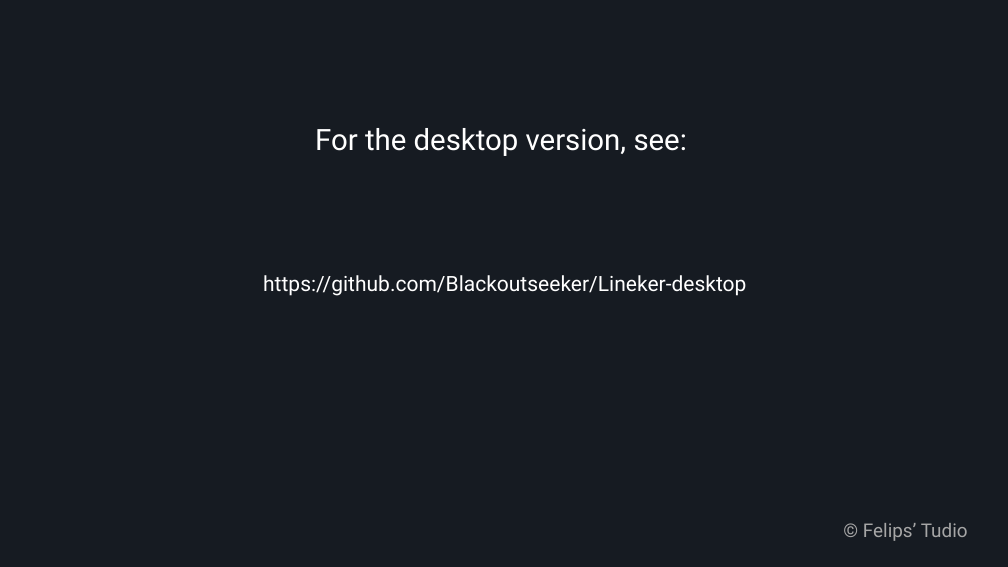
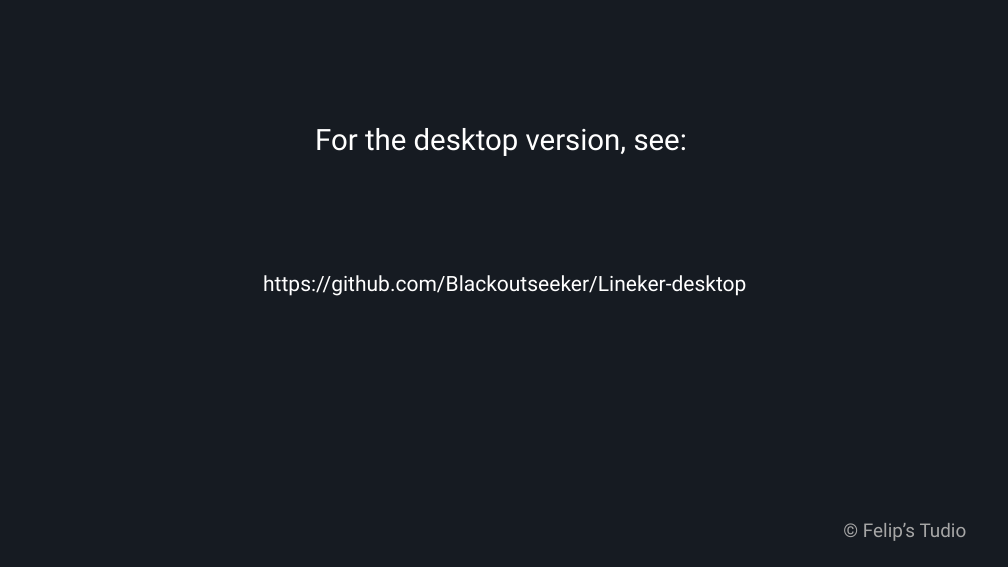
Before and after one commit to Blackoutseeker/Lineker-Mobile-React-Native, a slide deck: slide 20 of User Manual.pptx. Drawn at 1008x567 pixels with LibreOffice and Linux fonts; fonts in the diff are those of the drawing. Boxes give left, top, right and bottom in pixels: in the first picture for what was removed or moved away, otherwise in the second. Text is boxed around its words. In the diff, an @@ line names an element or a change of style, - is before the commit and + after.

```diff
--- a/User Manual.pptx
+++ b/User Manual.pptx
@@ text at (x1=863, y1=523, x2=967, y2=541): text changed @@
-© Felips’ Tudio
+© Felip’s Tudio
```
